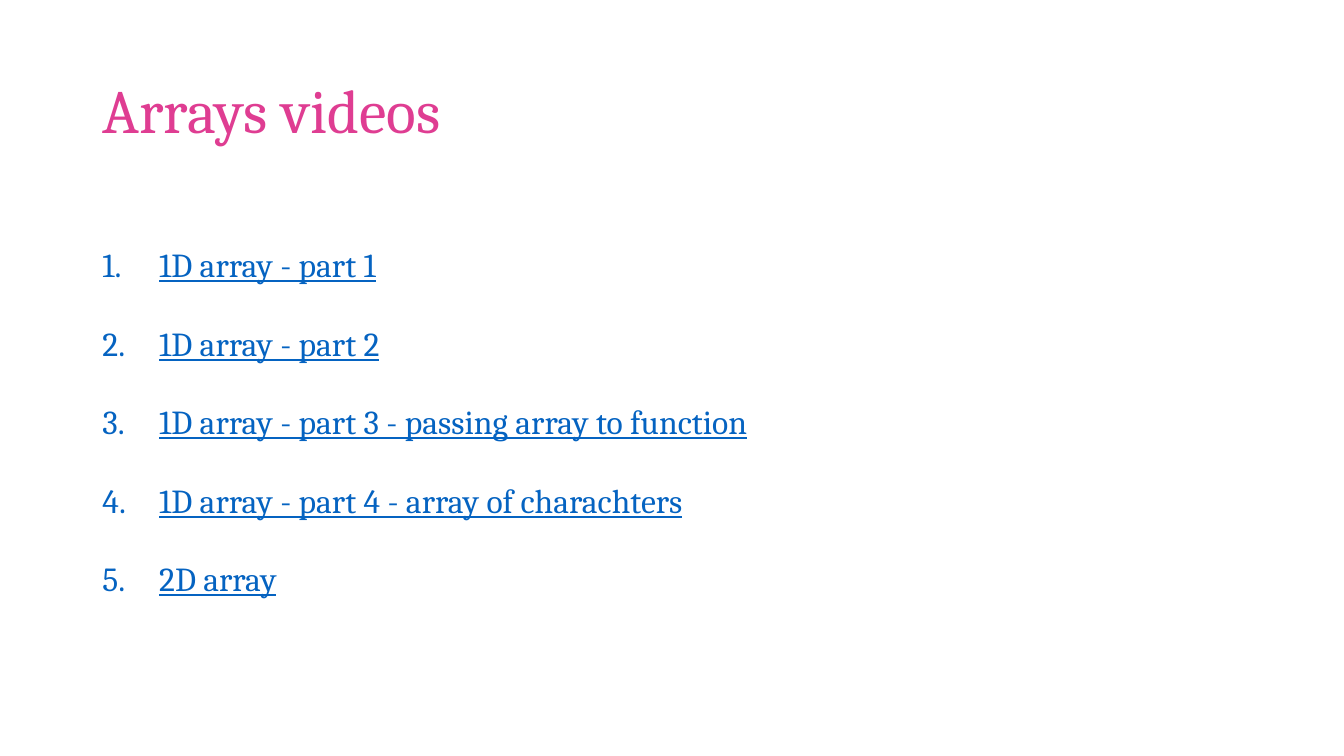
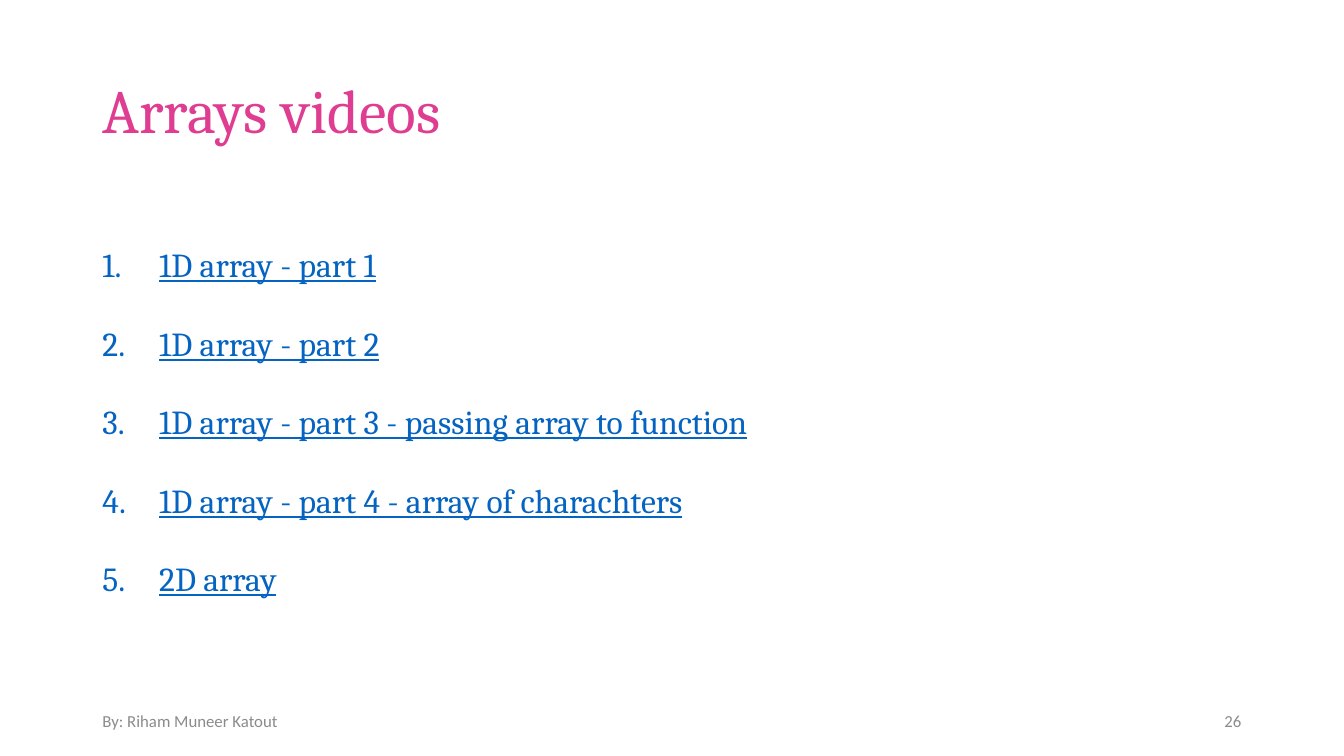
Before and after one commit to RihamKatout/Problem_Solving, a slide deck: slide 26 of Level 0/Basics of CP.pptx. Drawn at 1344x756 pixels with LibreOffice and Linux fonts; fonts in the diff are those of the drawing. Boxes give left, top, right and bottom in pixels: in the first picture for what was removed or moved away, otherwise in the second. Text is boxed around its words. In the diff, an @@ line names an element or a change of style, - is before the commit and + after.

```diff
--- a/Level 0/Basics of CP.pptx
+++ b/Level 0/Basics of CP.pptx
@@ text added at <box>102,715,277,730</box>, 12 pt, text #8C8C8C @@
+By: Riham Muneer Katout
@@ page number added at <box>1224,716,1241,727</box>, 12 pt, text #8C8C8C @@
+26
```
Also in this commit, not shown: 34 other slides changed, 1 other file.
